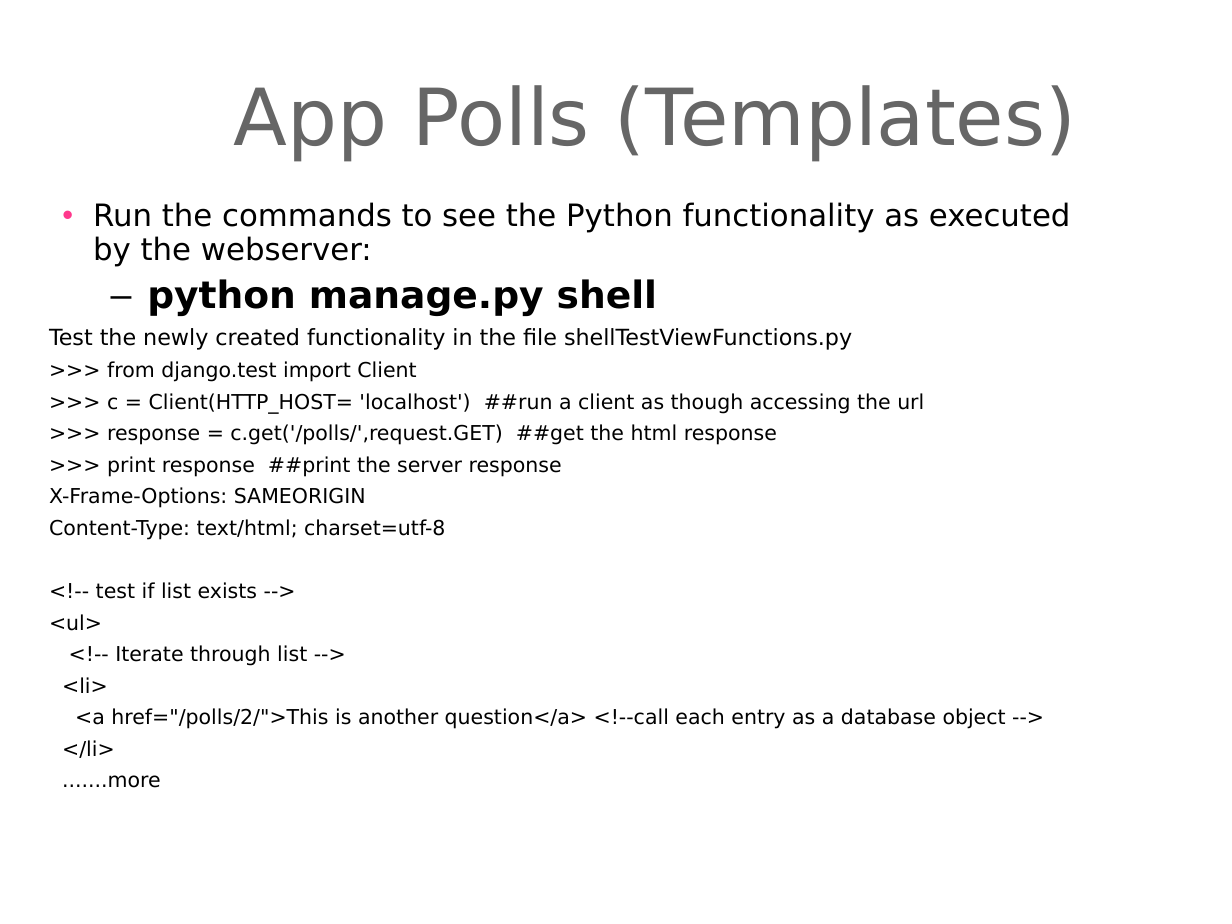
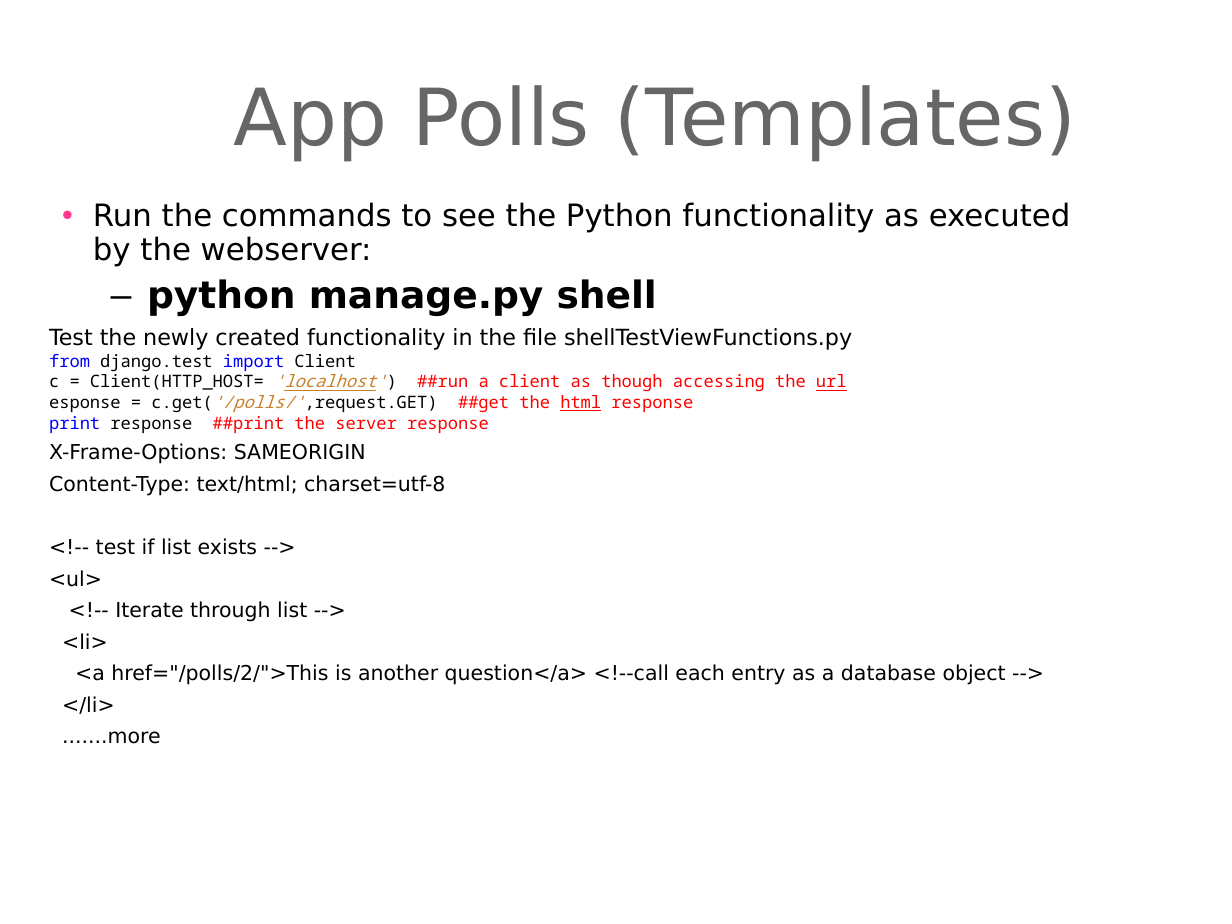
Before and after one commit to derekawilson72/CodeIT-viz-prj, a slide deck: slide 9 of Presentations/djangointroduction-Lesson04.ppt. Drawn at 1232x924 pixels with LibreOffice and Linux fonts; fonts in the diff are those of the drawing; background and template pictures are left out. Boxes give left, top, right and bottom in pixels: in the first picture for what was removed or moved away, otherwise in the second. Text is boxed around its words. In the diff, an @@ line names an element or a change of style, - is before the commit and + after.

```diff
--- a/Presentations/djangointroduction-Lesson04.ppt
+++ b/Presentations/djangointroduction-Lesson04.ppt
@@ text at <box>49,354,847,433</box>: text changed; size 12 to 10 pt; font DejaVu Sans to Noto Sans Mono; text colour #000000 to #FF0000 @@
->>> from django.test import Client
->>> c = Client(HTTP_HOST= 'localhost') ##run a client as though accessing the url
->>> response = c.get('/polls/',request.GET) ##get the html response
->>> print response ##print the server response
+from django.test import Client
+c = Client(HTTP_HOST= 'localhost') ##run a client as though accessing the url
+esponse = c.get('/polls/',request.GET) ##get the html response
+print response ##print the server response
```
Also in this commit, not shown: 9 other slides changed, 3 other files.
